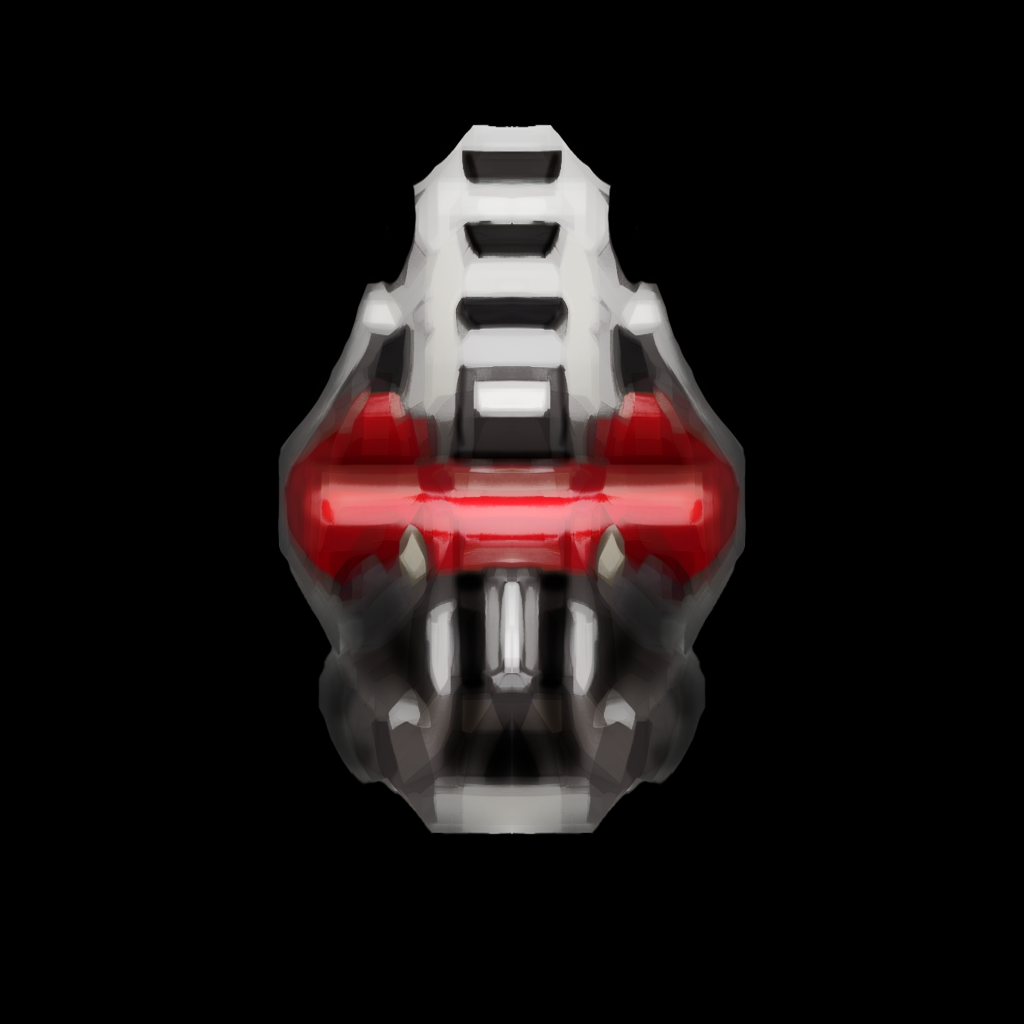
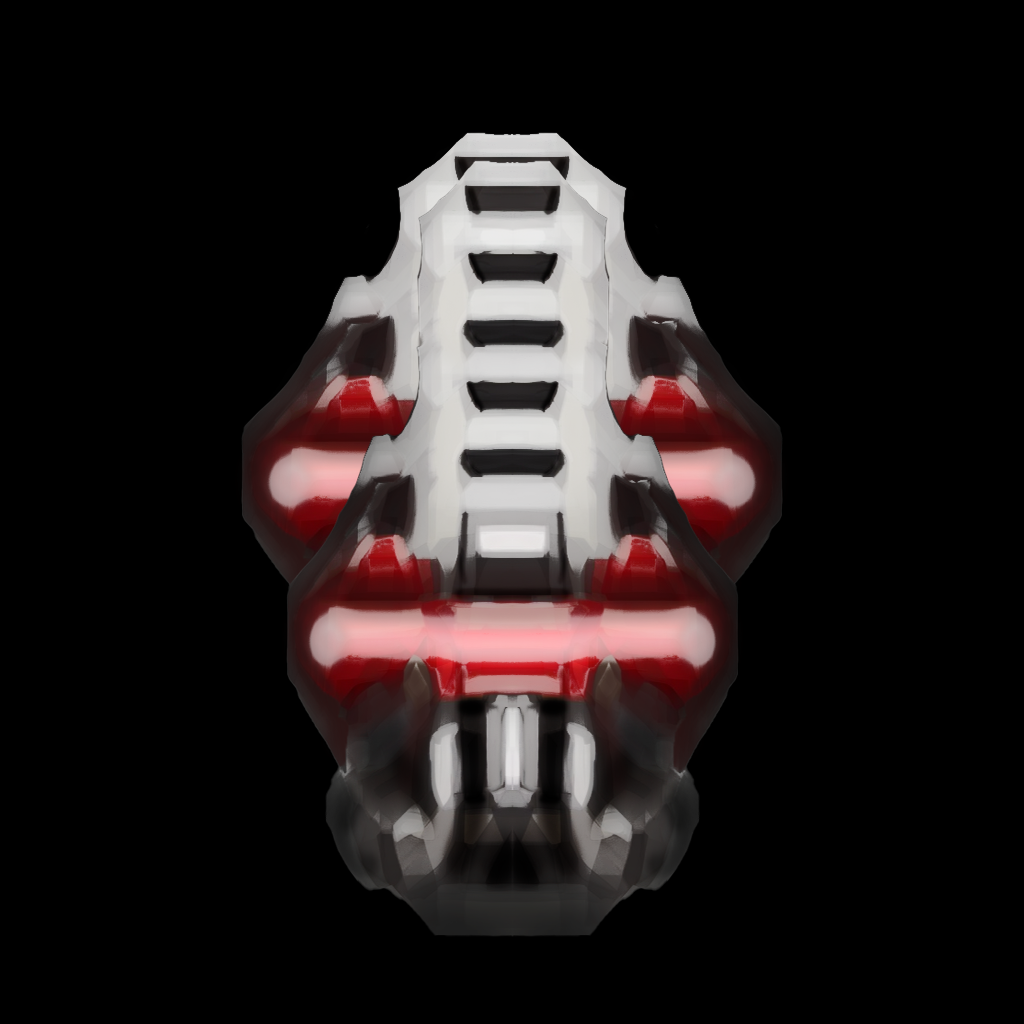
Layered file, before and after one edit (1024x1024). Changes by layer:
added layer "Layer 7" above "Layer 6" over [295, 161, 730, 876]
added layer "Layer 6" above "Layer 5" over [278, 160, 747, 937]
added layer "Layer 5" above "Layer 4" over [252, 133, 773, 726]
painted on "Layer 4" over [240, 125, 784, 834]
removed layer "Layer 3" over [276, 124, 748, 836]
